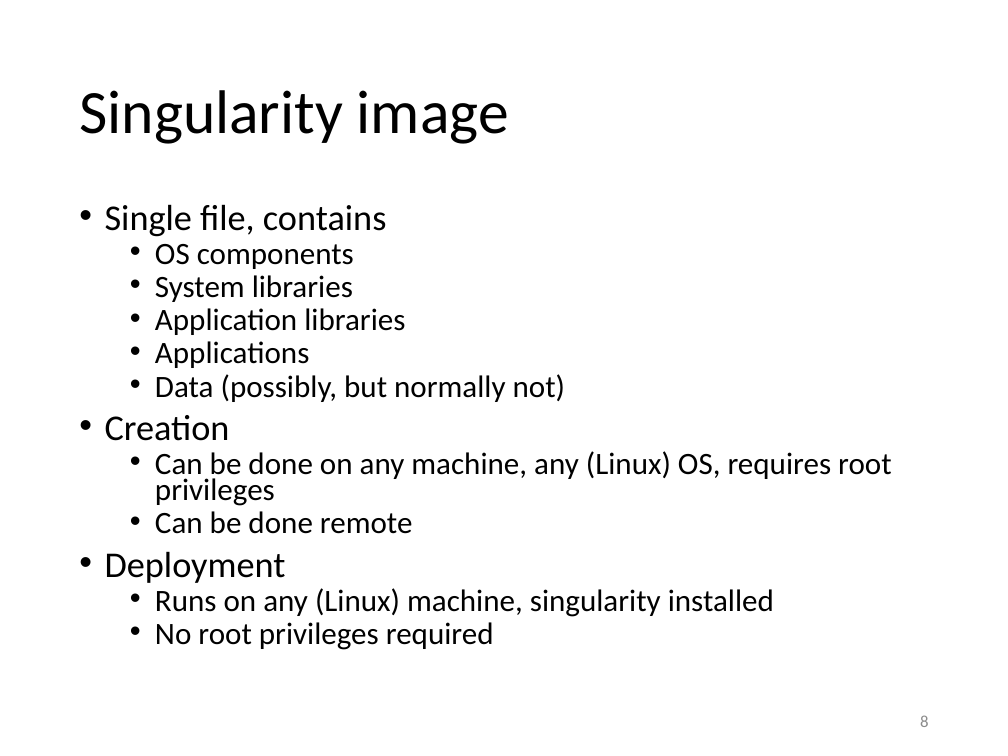
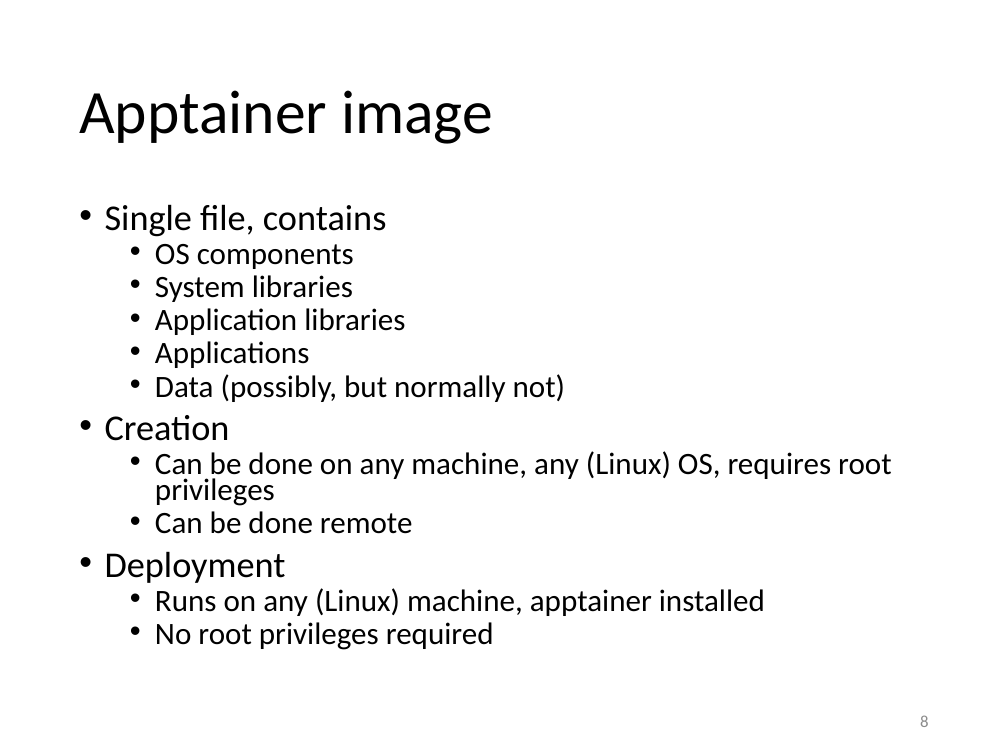
Before and after one commit to gjbex/Containers-for-HPC, a slide deck: slide 8 of containers_for_hpc.pptx. Drawn at 1008x756 pixels with LibreOffice and Linux fonts; fonts in the diff are those of the drawing. Boxes give left, top, right and bottom in pixels: in the first picture for what was removed or moved away, otherwise in the second. Text is boxed around its words. In the diff, an @@ line names an element or a change of style, - is before the commit and + after.

Commit message:
Update for apptainer, slurm

```diff
--- a/containers_for_hpc.pptx
+++ b/containers_for_hpc.pptx
@@ title at (x1=79, y1=90, x2=493, y2=144): text changed @@
-Singularity image
+Apptainer image
@@ text at (x1=155, y1=588, x2=765, y2=616): text changed @@
-  • Runs on any (Linux) machine, singularity installed
+  • Runs on any (Linux) machine, apptainer installed
```
Also in this commit, not shown: 21 other slides changed.
